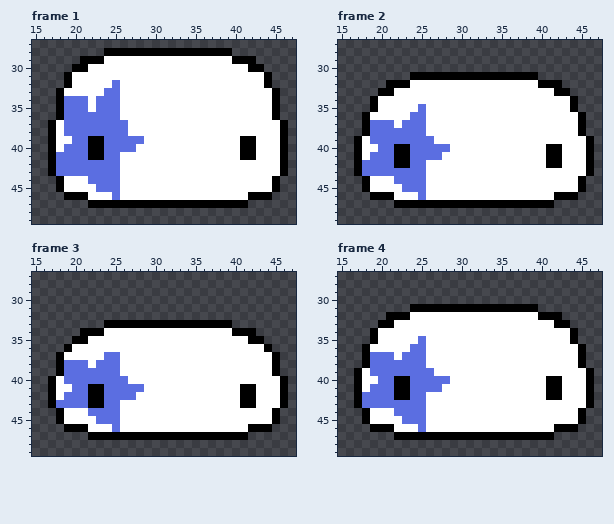
Pixel-art file: sprite/assets-source/egg-dog-idle.aseprite. Above: the version before the commit.
64x64 pixels, 4 frames. Shown: frame 1: x 15..47, y 27..49; frame 2: x 15..47, y 27..49; frame 3: x 15..47, y 27..49; frame 4: x 15..47, y 27..49.
The result:
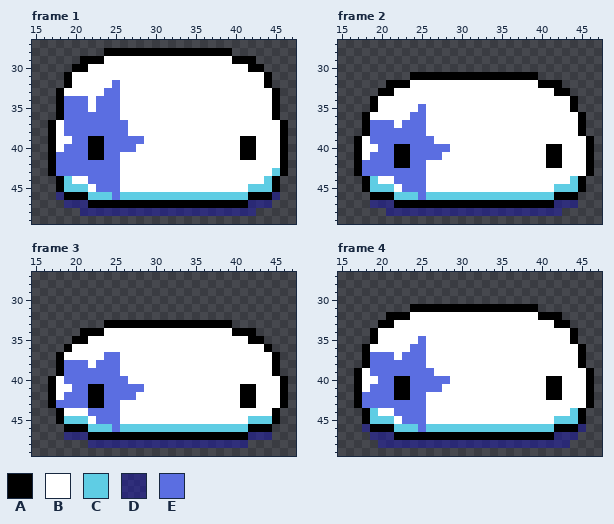
Palette (. is transparent): A #000000  B #ffffff  C #5fcde4  D #1b17a880  E #5b6ee1
Difference:
layer "Layer 2" darken added
layer "Layer 3" opacity 50% added
Frame 1, layers "Layer 3", "Layer 2":
The edit turns colour B into colour C in row 43 at x 45; in row 44 at x 19 and 44; in row 45 at x 19 to 21 and 42 to 44; in row 46 at x 22 to 24 and 26 to 41.
There is now colour D in row 46 at x 18 and 45; in row 47 at x 19 to 21 and 42 to 44; in row 48 at x 21 to 42.
Frame 2, layers "Layer 3", "Layer 2":
The edit turns colour B into colour C in row 44 at x 19 and 44; in row 45 at x 19 to 21 and 42 to 44; in row 46 at x 22 to 24 and 26 to 41.
There is now colour D in row 47 at x 19 to 21 and 42 to 44; in row 48 at x 21 to 42.
Frame 3, layers "Layer 3", "Layer 2":
The edit turns colour B into colour C in row 45 at x 19 to 21 and 42 to 44; in row 46 at x 22 to 24 and 26 to 41.
There is now colour D in row 47 at x 19 to 21 and 42 to 44; in row 48 at x 22 to 41.
Frame 4, layers "Layer 3", "Layer 2":
The edit turns colour B into colour C in row 44 at x 19 and 44; in row 45 at x 19 to 21 and 42 to 44; in row 46 at x 22 to 24 and 26 to 41.
There is now colour D in row 46 at x 18 and 45; in row 47 at x 19 to 21 and 42 to 44; in row 48 at x 20 to 43.
Where, in picture pixels (left, top, right, bottom), the same in both pictures:
changed: (56, 168, 280, 216)
changed: (370, 176, 578, 216)
changed: (64, 416, 272, 448)
changed: (362, 408, 586, 448)
